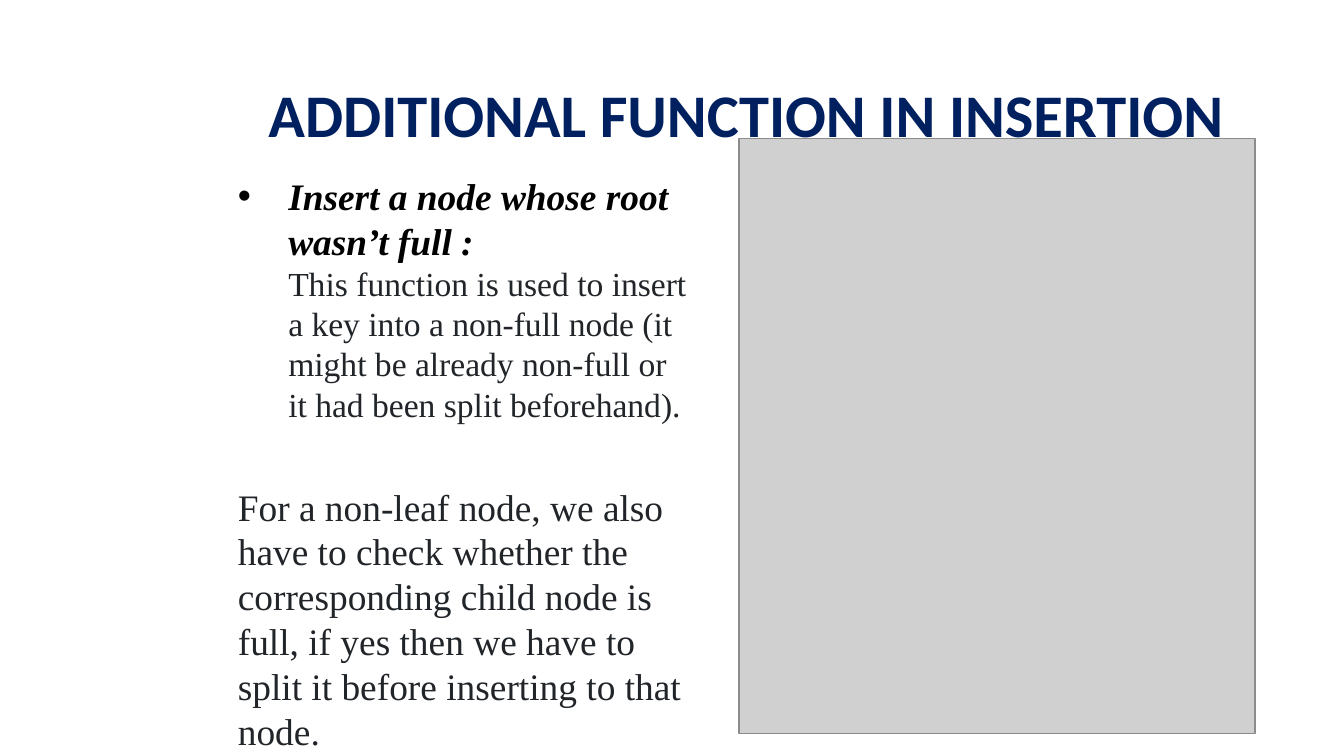
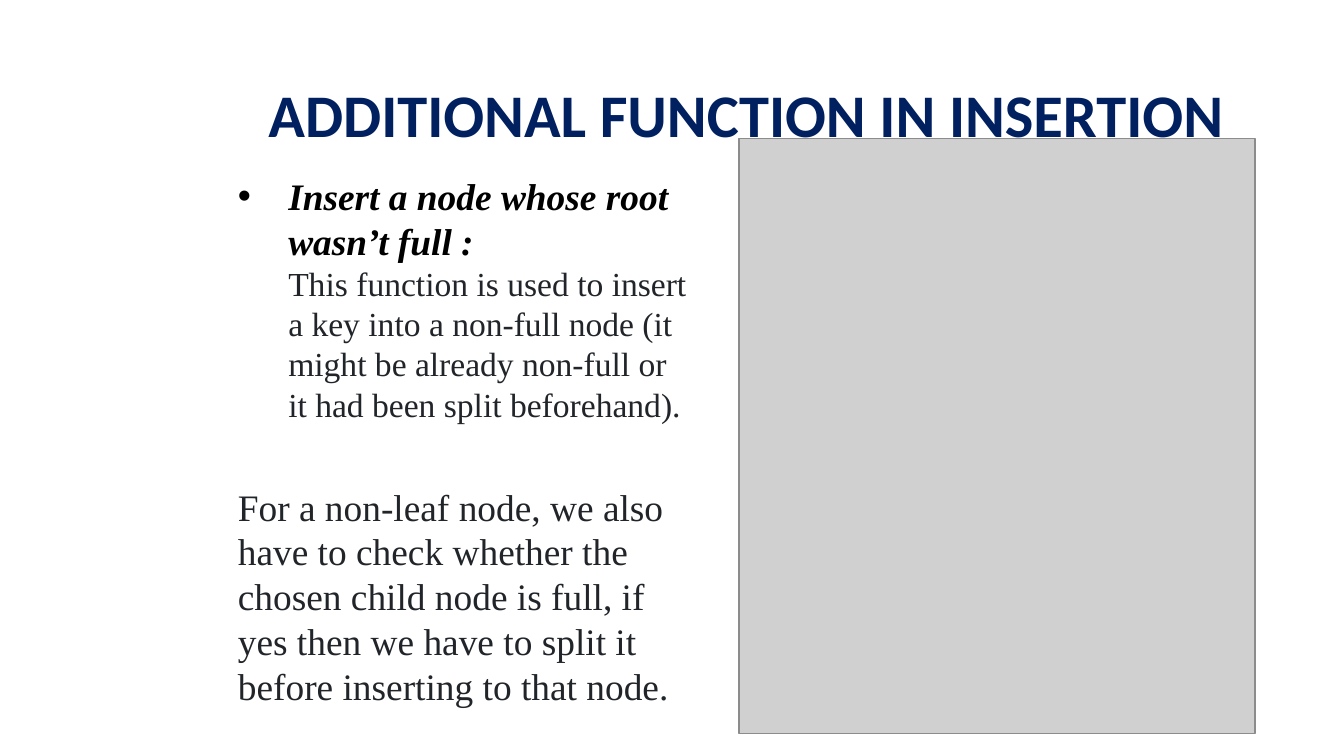
Before and after one commit to viettungvuong/Seminar, a slide deck: slide 28 of Seminar.pptx. Drawn at 1344x756 pixels with LibreOffice and Linux fonts; fonts in the diff are those of the drawing; grey boxes stand for pictures; background and template pictures are left out. Boxes give left, top, right and bottom in pixels: in the first picture for what was removed or moved away, otherwise in the second. Text is boxed around its words. In the diff, an @@ line names an element or a change of style, - is before the commit and + after.

```diff
--- a/Seminar.pptx
+++ b/Seminar.pptx
@@ text at [238,494,668,707]: text changed @@
-For a non-leaf node, we also have to check whether the corresponding child node is full, if yes then we have to split it before inserting to that node.
+For a non-leaf node, we also have to check whether the chosen child node is full, if yes then we have to split it before inserting to that node.
```
